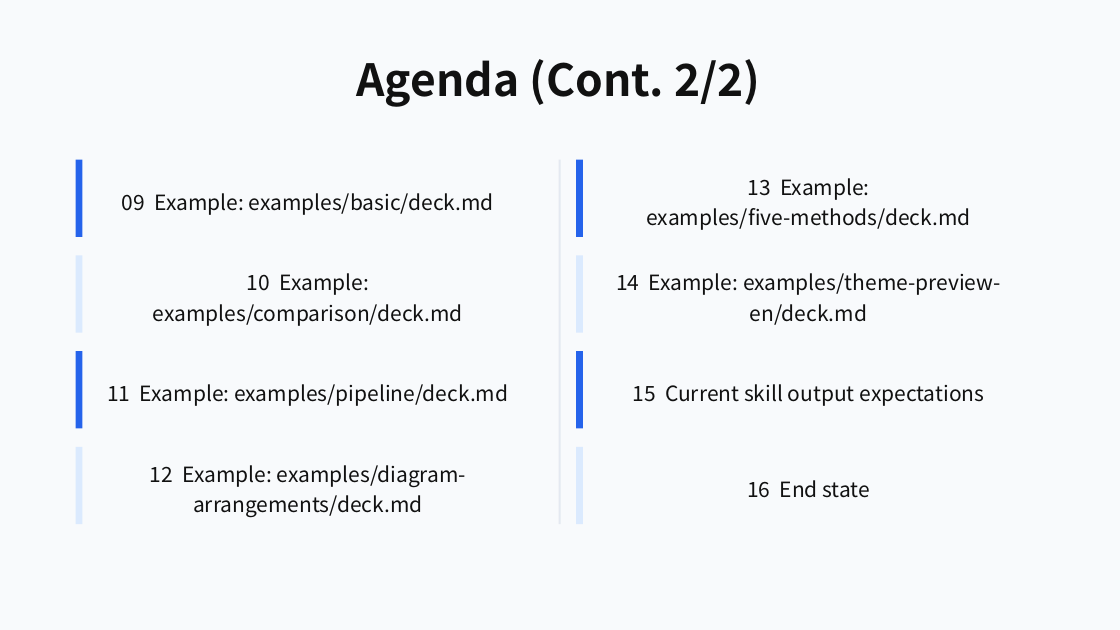
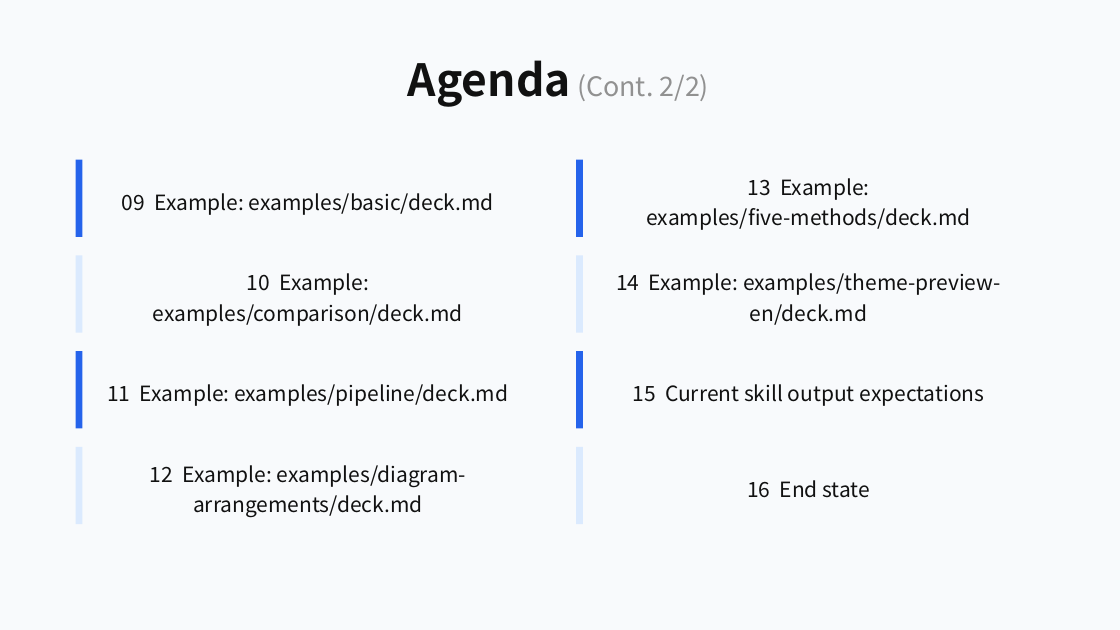
Before and after one commit to ch040602/mdpr-skill, a slide deck: slide 3 of artifacts/mdpr-vs-skill/mdpr-baseline-result.pptx. Drawn at 1120x630 pixels with LibreOffice and Linux fonts; fonts in the diff are those of the drawing. Boxes give left, top, right and bottom in pixels: in the first picture for what was removed or moved away, otherwise in the second. Text is boxed around its words. In the diff, an @@ line names an element or a change of style, - is before the commit and + after.

```diff
--- a/artifacts/mdpr-vs-skill/mdpr-baseline-result.pptx
+++ b/artifacts/mdpr-vs-skill/mdpr-baseline-result.pptx
@@ text "Agenda (Cont. 2/2)" at box(408, 60, 709, 107): size 38 to 23 pt, text colour #111111 to #919191, bold off in "(Cont. 2/2)" @@
@@ rectangle removed at box(559, 160, 561, 524) @@
```
Also in this commit, not shown: 21 other slides changed, 12 other files.
